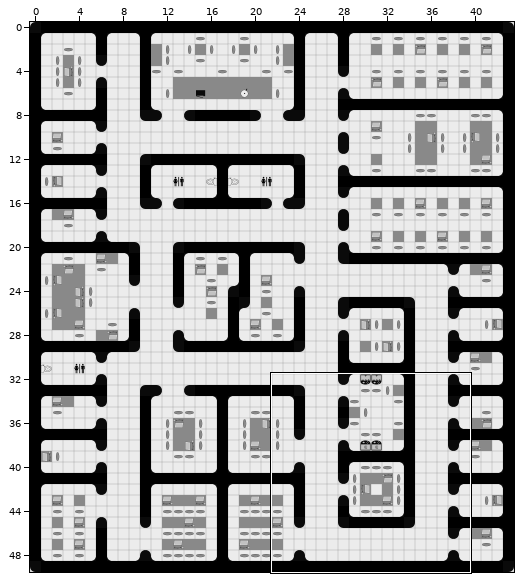
Two states of a Tiled map, flask/assets/map3.tmx. The first picture is a wide view before the edit; the outline marks the close-up.
Close-up. Old version:
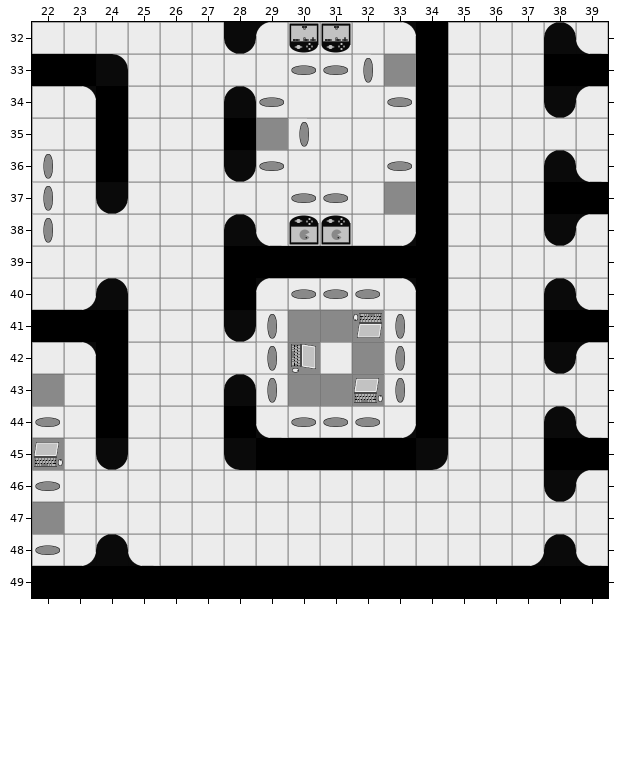
Cells are 64x64 px. Shown: x 22..39, y 32..49. The commit also changed other parts of the map, which this record leaves out. Tiles whose own drawing changed are shown in their newer look in all pictures.
Now the later version:
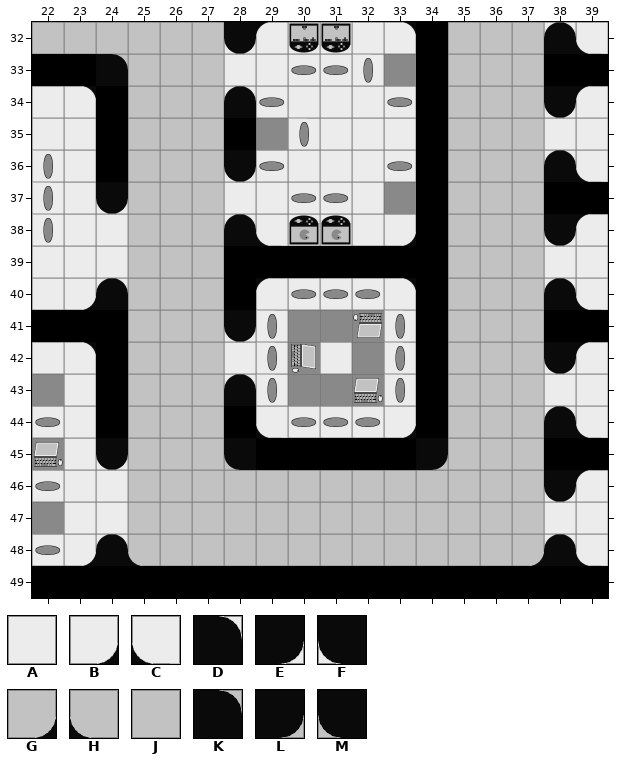
Key: from "tiles2": A 1, B 4, C 5, D 7, E 8, F 9, G 32, H 33, J 34, K 36, L 37, M 38.
_ is an empty cell.
Change:
Layer "Below Player":
The edit turns tile B into tile G in row 48 at x 37.
The edit turns tile C into tile H in row 48 at x 25.
The edit turns tile A into tile J in row 32 at x 22 to 27 and 35 to 37; in rows 33 to 45 at x 25 to 27 and 35 to 37; in rows 46 to 47 at x 25 to 37; in row 48 at x 26 to 36.
Layer "World":
The edit turns tile D into tile K in row 33 at x 24.
The edit turns tile E into tile L in row 45 at x 34.
The edit turns tile F into tile M in row 45 at x 28.
